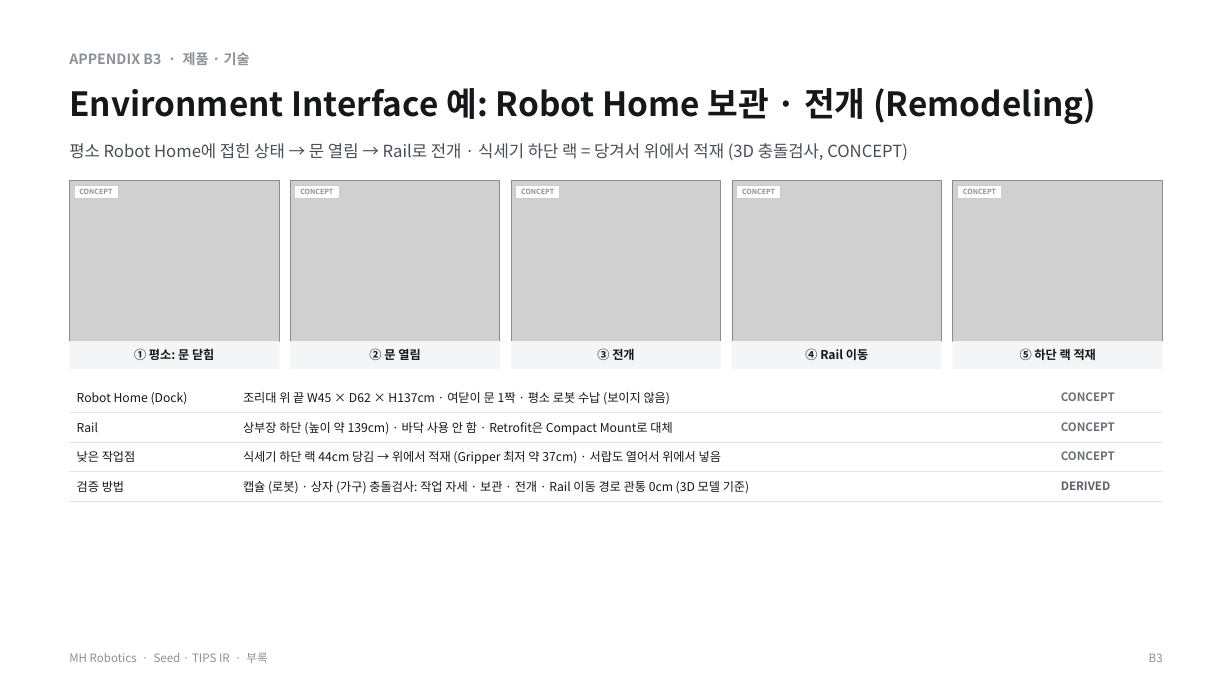
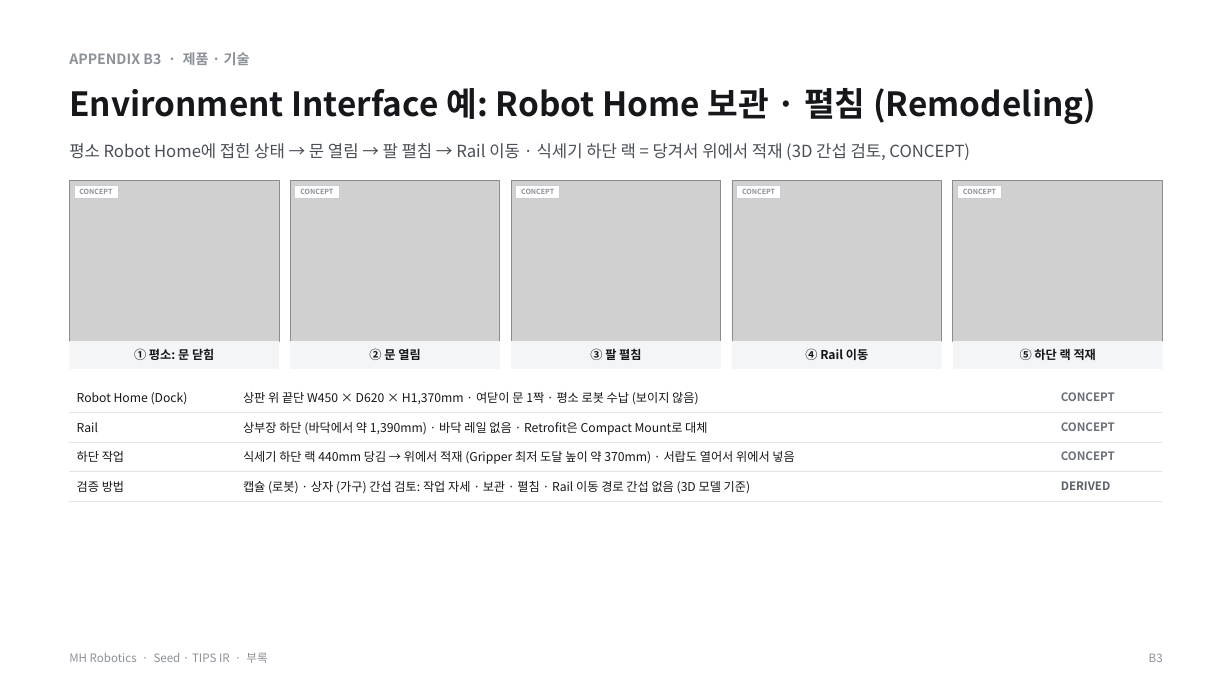
Before and after one commit to kimdonghyun2789-hash/D, a slide deck: slide 29 of MH/MH_Robotics_Seed_TIPS_IR_Final.pptx. Drawn at 1232x693 pixels with LibreOffice and Linux fonts; fonts in the diff are those of the drawing; grey boxes stand for pictures. Boxes give left, top, right and bottom in pixels: in the first picture for what was removed or moved away, otherwise in the second. Text is boxed around its words. In the diff, an @@ line names an element or a change of style, - is before the commit and + after.

```diff
--- a/MH/MH_Robotics_Seed_TIPS_IR_Final.pptx
+++ b/MH/MH_Robotics_Seed_TIPS_IR_Final.pptx
@@ text at [69,88,1096,124]: text changed @@
-Environment Interface 예: Robot Home 보관 · 전개 (Remodeling)
+Environment Interface 예: Robot Home 보관 · 펼침 (Remodeling)
@@ text at [69,143,970,160]: text changed @@
-평소 Robot Home에 접힌 상태 → 문 열림 → Rail로 전개 · 식세기 하단 랙 = 당겨서 위에서 적재 (3D 충돌검사, CONCEPT)
+평소 Robot Home에 접힌 상태 → 문 열림 → 팔 펼침 → Rail 이동 · 식세기 하단 랙 = 당겨서 위에서 적재 (3D 간섭 검토, CONCEPT)
@@ text at [590,348,641,360]: text changed @@
-③ 전개
+③ 팔 펼침
@@ table at [69,383,1163,501] @@
-row 1, column 2: 조리대 위 끝 W45 × D62 × H137cm · 여닫이 문 1짝 · 평소 로봇 수납 (보이지 않음)
+row 1, column 2: 상판 위 끝단 W450 × D620 × H1,370mm · 여닫이 문 1짝 · 평소 로봇 수납 (보이지 않음)
-row 2, column 2: 상부장 하단 (높이 약 139cm) · 바닥 사용 안 함 · Retrofit은 Compact Mount로 대체
+row 2, column 2: 상부장 하단 (바닥에서 약 1,390mm) · 바닥 레일 없음 · Retrofit은 Compact Mount로 대체
-row 3, column 1: 낮은 작업점
+row 3, column 1: 하단 작업
-row 3, column 2: 식세기 하단 랙 44cm 당김 → 위에서 적재 (Gripper 최저 약 37cm) · 서랍도 열어서 위에서 넣음
+row 3, column 2: 식세기 하단 랙 440mm 당김 → 위에서 적재 (Gripper 최저 도달 높이 약 370mm) · 서랍도 열어서 위에서 넣음
-row 4, column 2: 캡슐 (로봇) · 상자 (가구) 충돌검사: 작업 자세 · 보관 · 전개 · Rail 이동 경로 관통 0cm (3D 모델 기준)
+row 4, column 2: 캡슐 (로봇) · 상자 (가구) 간섭 검토: 작업 자세 · 보관 · 펼침 · Rail 이동 경로 간섭 없음 (3D 모델 기준)
```
Also in this commit, not shown: 42 other slides changed, 34 other files.
